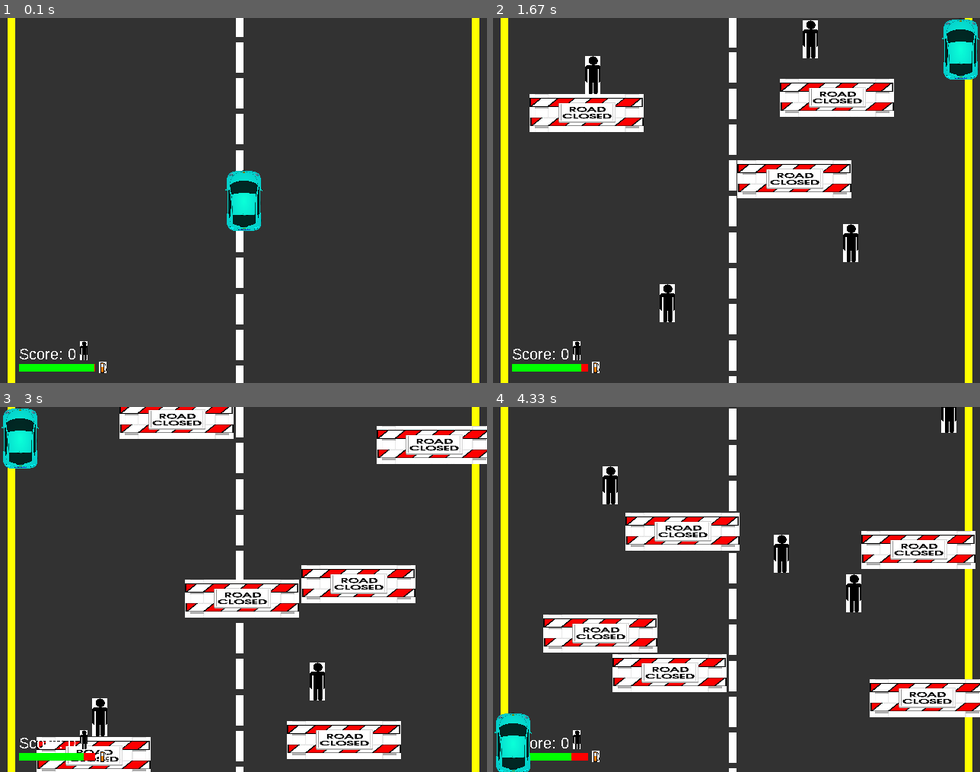
Above: before the commit, frames 1-4 (two rows, left to right).
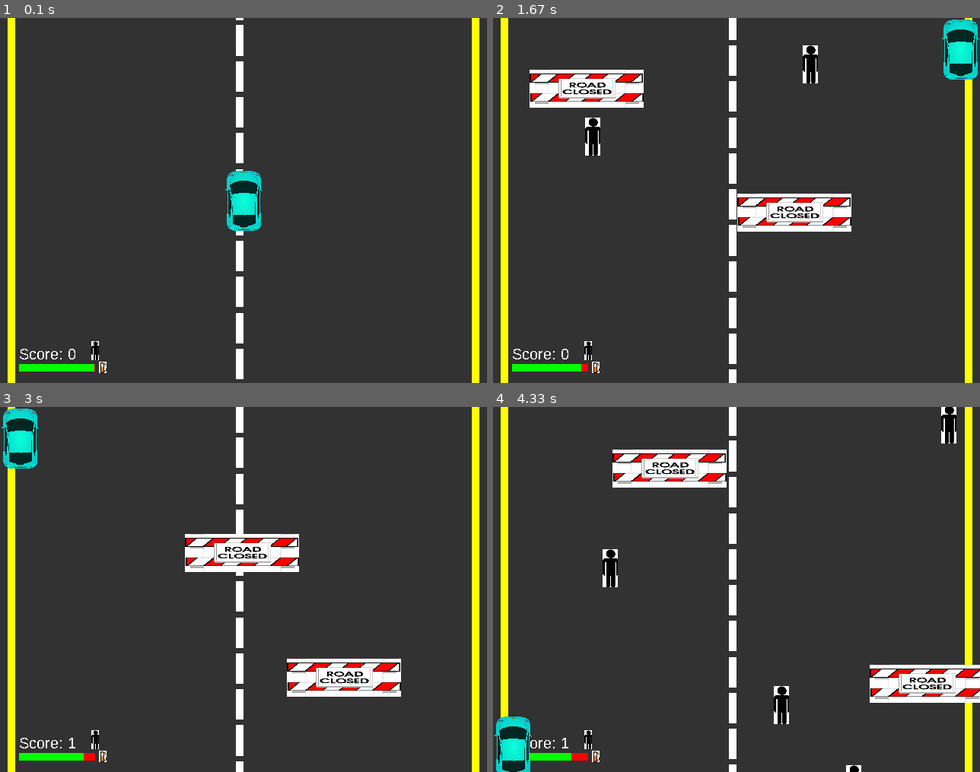
Above: after the commit, the same moments.

Repository: sd18spring/InteractiveProgramming
Game: pygame game, started from game.py
Two runs of this game, one before a commit and one after it. Both use one fixed random seed, a clock stepped at 60 frames per second and the inputs below.
Inputs:
- Up to frame 1 (0.1 s): no input
- Up to frame 2 (1.67 s): hold Right 0.33-0.8 s; hold Up 0.83-1.13 s; hold Right 1.17-1.63 s
- Up to frame 3 (3 s): hold Left 1.67-2.2 s; hold Left 2.57-2.97 s
- Up to frame 4 (4.33 s): hold Down from 4.07 s (still down)

The runs differ from the first frame. In frame 1, 0.6% of the frame differs, in the area x 16-50%, y 0-100%; in frame 2, 12%; in frame 3, 19%, in the area x 7-100%, y 0-100%; in frame 4, 17%.

Commit message:
collisions!

Diff:
--- a/game.py
+++ b/game.py
@@ -45,13 +45,16 @@
             if line.y>520:
                 line.y = 0
         self.add_obj()
-        self.detect_collisions()
+        self.player.is_collided_with_gas(self.gastanks)
+        self.player.is_collided_with_peds(self.pedestrians)
+        self.player.is_collided_with_obst(self.obstacles)
+
 
     def add_obj(self):
         """Randomly adds objects for the player to interact with"""
-        obj_index = random.randint(1,2000)
+        obj_index = random.randint(1,4000)
         if self.player.gas_level < 20:
-            if obj_index>1990:
+            if obj_index>3995:
                 gas = Gastank(random.randint(20,600))
                 if pygame.sprite.spritecollideany(gas, self.all_objs):
                     gas.kill()
@@ -67,7 +70,7 @@
                 gas.add(self.all_objs)
                 gas.add(self.gastanks)
 
-        if obj_index > 1 and obj_index < 5:
+        if obj_index > 1 and obj_index < 9:
             ped = Pedestrian(random.randint(20,600))
             if pygame.sprite.spritecollideany(ped, self.all_objs):
                 ped.kill()
@@ -75,7 +78,7 @@
                 ped.add(self.all_objs)
                 ped.add(self.pedestrians)
 
-        if obj_index > 8 and obj_index < 20:
+        if obj_index > 10 and obj_index < 20:
             obst = Obstacle(random.randint(20,520))
             if pygame.sprite.spritecollideany(obst, self.all_objs):
                 obst.kill()
@@ -86,9 +89,10 @@
     def detect_collisions(self):
         """detect collisions between player and objs"""
 
-        objs=pygame.sprite.groupcollide(self.player_group, self.all_objs, False, True)
+        objs=pygame.sprite.groupcollide(self.player_group, self.all_objs, False, False)
         if objs:
-            objs[self.player].kill()
+            for i in objs[self.player]:
+                i.kill()
 
 
 class RoadLines(pygame.sprite.Sprite):
@@ -100,7 +104,7 @@
         self.rect = pygame.Rect(self.x, self.y, 10, 40)
 
     def update(self):
-        self.y += .25
+        self.y += .50
 
 
 class EnvironmentObject(pygame.sprite.Sprite):
@@ -111,34 +115,40 @@
         self.y = y
 
     def update(self):
-        self.y += .25
-        self.rect.x = self.x
-        self.rect.y = self.y
-        print(self.rect, self.rect.x, self.rect.y)
+        self.y += .50
+        self.rect.x = self.x
+        self.rect.y = self.y
 
 class Gastank(EnvironmentObject):
     """describing type of EnvironmentObject"""
     def __init__(self,x):
         super().__init__(x)
-        self.rect = pygame.Rect(self.x, self.y, 20, 30)
+        #self.rect = pygame.Rect(self.x, self.y, 20, 30)
         self.image = pygame.image.load('gas.png')
         self.image = pygame.transform.scale(self.image, (20,30))
+        self.rect = self.image.get_rect()
+        self.rect.x = self.x
+        self.rect.y = self.y
 
 class Pedestrian(EnvironmentObject):
     """describing type of EnvironmentObject"""
     def __init__(self,x):
         super().__init__(x)
-        self.rect = pygame.Rect(self.x, self.y, 20, 50)
         self.image = pygame.image.load('pedestrian.png')
         self.image = pygame.transform.scale(self.image, (20,50))
+        self.rect = self.image.get_rect()
+        self.rect.x = self.x
+        self.rect.y = self.y
 
 class Obstacle(EnvironmentObject):
     """describing type of EnvironmentObject"""
     def __init__(self,x):
         super().__init__(x)
-        self.rect = pygame.Rect(self.x, self.y, 150, 50)
         self.image = pygame.image.load('road_closed.png')
         self.image = pygame.transform.scale(self.image, (150,50))
+        self.rect = self.image.get_rect()
+        self.rect.x = self.x
+        self.rect.y = self.y
 
 class Player(pygame.sprite.Sprite):
     """user controlled player"""
@@ -148,9 +158,11 @@
         self.y = y_pos
         self.gas_level = 100
         self.score = 0
-        self.rect = pygame.Rect(self.x, self.y, 50, 80)
         self.image = pygame.image.load('car.jpg')
         self.image = pygame.transform.scale(self.image, (50,80))
+        self.rect = self.image.get_rect()
+        self.rect.x = self.x
+        self.rect.y = self.y
         self.alive = True
         self.vx = 0.0
         self.vy = 0.0
@@ -178,10 +190,29 @@
         if self.gas_level < 0:
             self.alive = False
 
-
-        self.rect.y = self.y
-        self.rect.x = self.x
-        print(self.rect.x, self.rect.y)
+        self.rect.y = self.y
+        self.rect.x = self.x
+
+    def is_collided_with_gas(self, gas_group):
+        for gas_sprite in gas_group:
+            if self.rect.colliderect(gas_sprite.rect):
+                self.gas_level += 5
+                if self.gas_level > 100:
+                    self.gas_level = 100
+                gas_sprite.kill()
+
+    def is_collided_with_peds(self, ped_group):
+        for ped_sprite in ped_group:
+            if self.rect.colliderect(ped_sprite.rect):
+                self.score += 1
+                ped_sprite.kill()
+
+    def is_collided_with_obst(self, obst_group):
+        for obst_sprite in obst_group:
+            if self.rect.colliderect(obst_sprite.rect):
+                self.alive = False
+
+
 
 
 class View():
@@ -225,7 +256,7 @@
         textsurf = myfont.render('Score: '+str(self.model.player.score),
                                  False, (255,255,255))
         self.screen.blit(textsurf, (25,430))
-        self.screen.blit(self.hud_ped, (105,425))
+        self.screen.blit(self.hud_ped, (120,425))
         pygame.draw.rect(self.screen,
                          pygame.Color(255,0,0),
                          pygame.Rect(25,455,100,10))
@@ -251,13 +282,13 @@
             self.model.player.vy = 0
         elif event.type == KEYDOWN:
             if event.key == pygame.K_UP:
-                self.model.player.vy -= .5
+                self.model.player.vy -= 1
             if event.key == pygame.K_DOWN:
-                self.model.player.vy += .5
+                self.model.player.vy += 1
             if event.key == pygame.K_LEFT:
-                self.model.player.vx -= .5
+                self.model.player.vx -= 1
             if event.key == pygame.K_RIGHT:
-                self.model.player.vx += .5
+                self.model.player.vx += 1
 
 
 
@@ -290,6 +321,8 @@
                 running = False
             controller.handle_event(event)
         model.update()
+        if not model.player.alive:
+            running = False
         view.draw()
         time.sleep(.001)
     pygame.quit()
